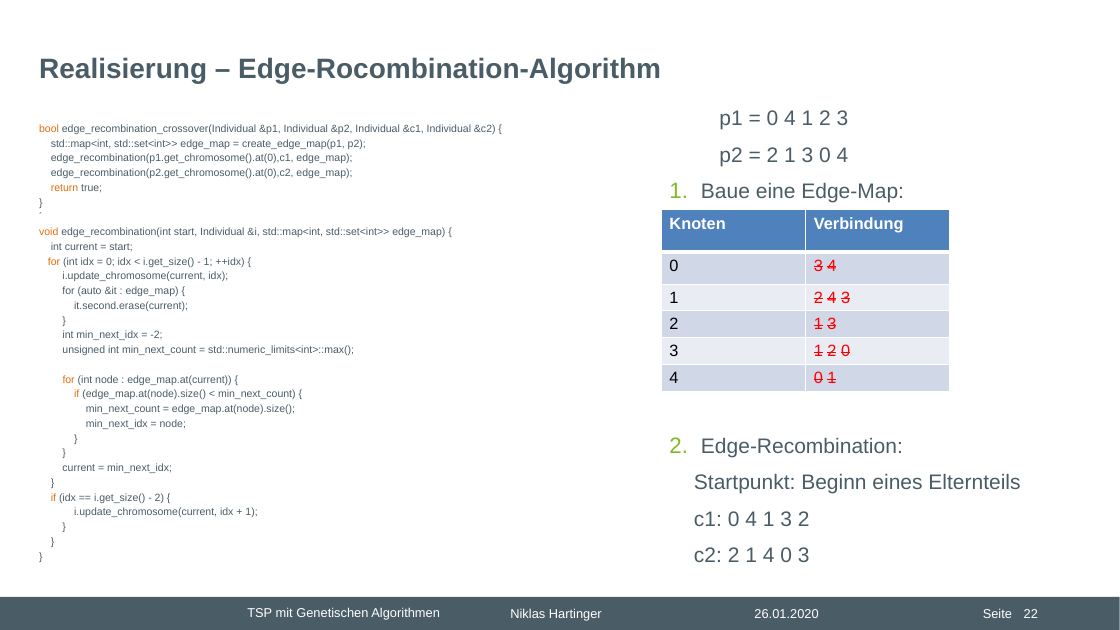
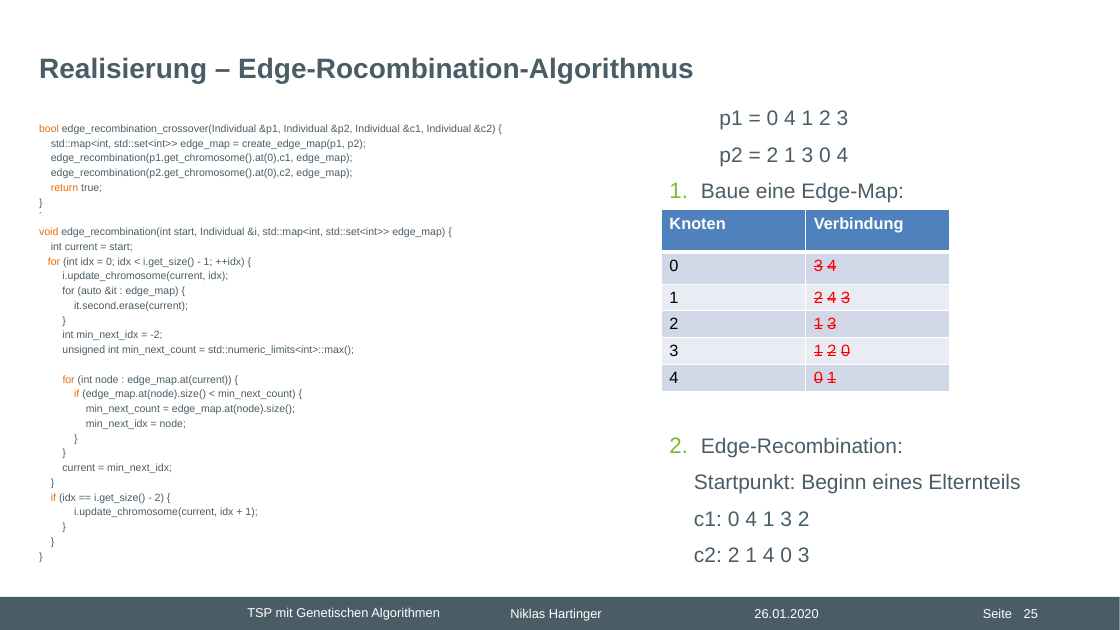
Before and after one commit to nhrt/Genetic-Algorithms, a slide deck: slide 25 of Projektvortrag/Präsentation Projektvortrag.pptx (slide 22 before the commit). Drawn at 1120x630 pixels with LibreOffice and Linux fonts; fonts in the diff are those of the drawing; background and template pictures are left out. Boxes give left, top, right and bottom in pixels: in the first picture for what was removed or moved away, otherwise in the second. Text is boxed around its words. In the diff, an @@ line names an element or a change of style, - is before the commit and + after.

```diff
--- a/Projektvortrag/Präsentation Projektvortrag.pptx
+++ b/Projektvortrag/Präsentation Projektvortrag.pptx
@@ title at [39,57,694,83]: text changed @@
-Realisierung – Edge-Rocombination-Algorithm
+Realisierung – Edge-Rocombination-Algorithmus
@@ page number at [1024,609,1038,618]: text changed @@
-22
+25
```
Also in this commit, not shown: 11 other slides changed, 17 slides added, 6 slides removed, 14 other files.
